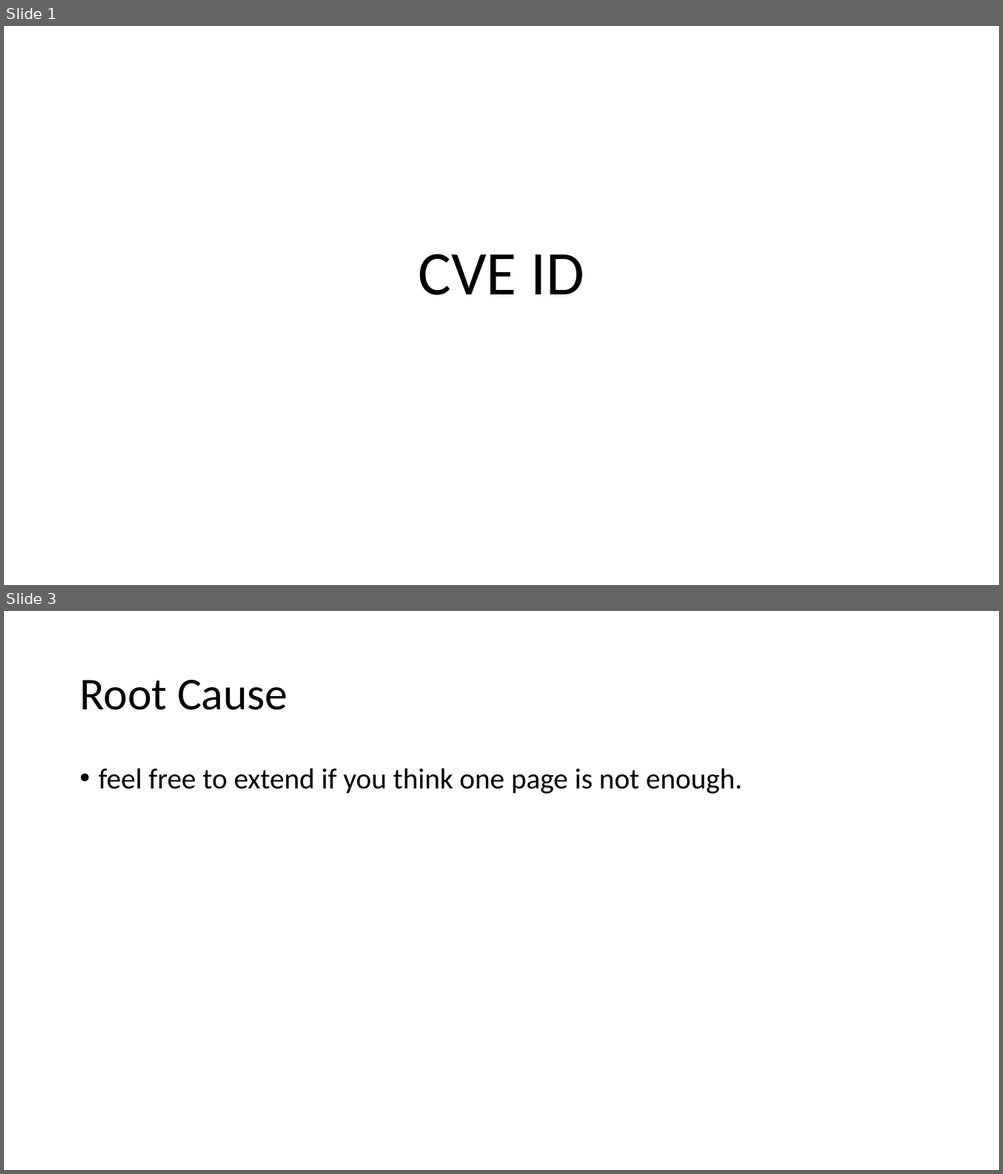
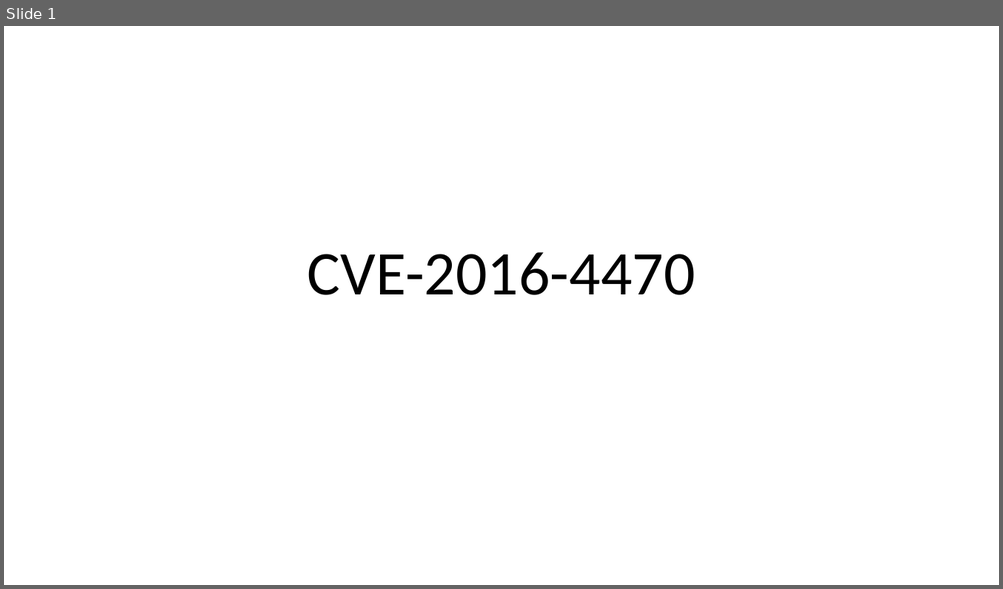
Before and after one commit to mudongliang/Kernel_Vulnerabilities, a slide deck: UAF/2016/CVE-2016-4470.pptx. Shown one above the other, each under a label of ours: slides 1 and 3 before the commit, slide 1 after it; the slides between them are not shown. The pictures are 1003x1174 and 1003x589 pixels, drawn with LibreOffice and Linux fonts; fonts in the diff are those of the drawing. Boxes give left, top, right and bottom in pixels: in the first picture for what was removed or moved away, otherwise in the second. Text is boxed around its words. In the diff, an @@ line names an element or a change of style, - is before the commit and + after.

```diff
--- a/UAF/2016/CVE-2016-4470.pptx
+++ b/UAF/2016/CVE-2016-4470.pptx
@@ slide 3 removed at <box>4,611,999,1170</box>, background #FFFFFF @@
@@ title removed at <box>79,680,287,710</box> @@
-Root Cause
@@ text removed at <box>99,768,742,794</box> @@
-• feel free to extend if you think one page is not enough.
@@ slide 1 changed as well @@
@@ title at <box>307,252,695,295</box>: text changed @@
-CVE ID
+CVE-2016-4470
```
Also in this commit, not shown: 2 other slides changed, 5 slides added, 1 other slide removed, 1 other file.
